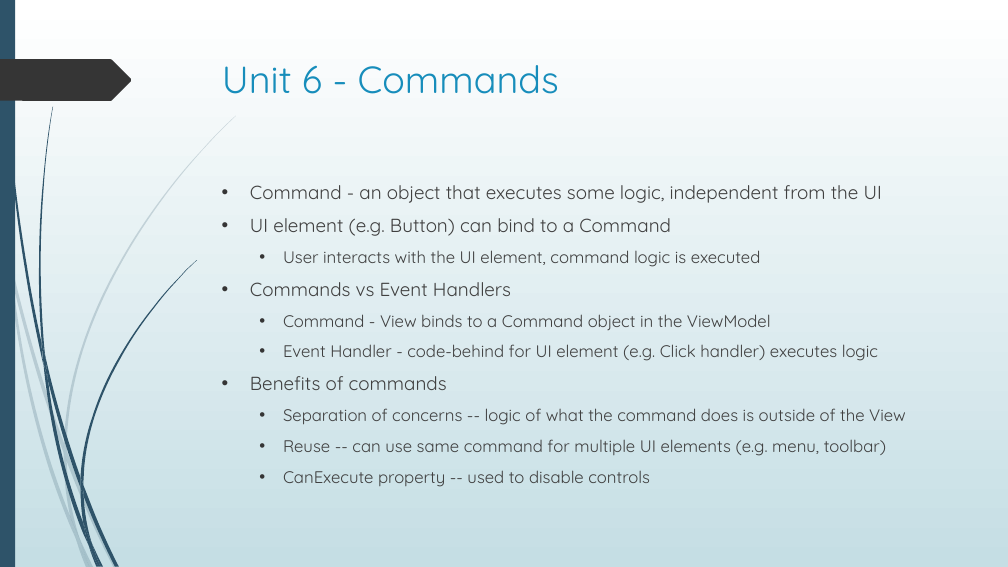
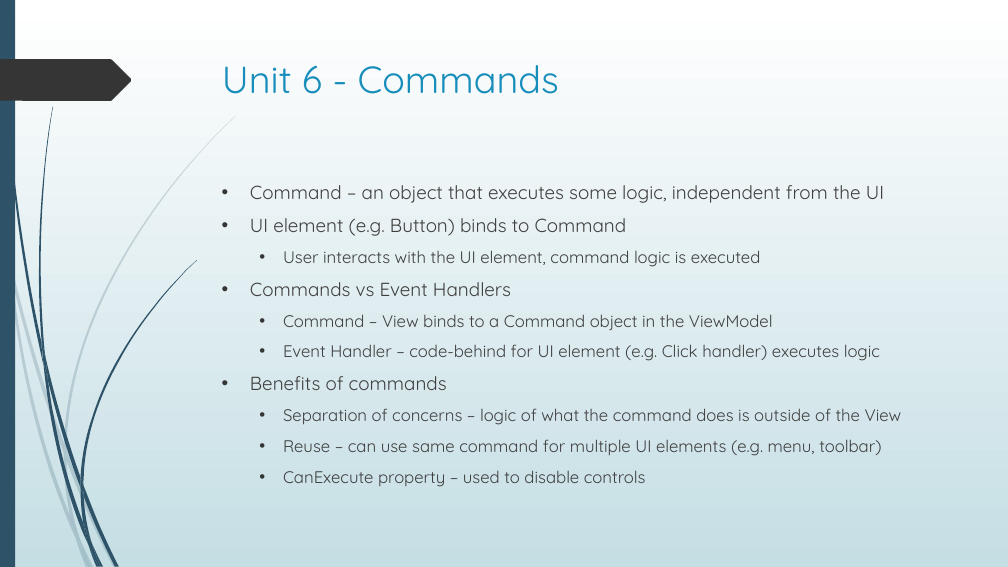
Before and after one commit to seanpsexton/wpf-workshop-solutions, a slide deck: slide 33 of WPF-Workshop-Sexton-Oct2023.pptx. Drawn at 1008x567 pixels with LibreOffice and Linux fonts; fonts in the diff are those of the drawing. Boxes give left, top, right and bottom in pixels: in the first picture for what was removed or moved away, otherwise in the second. Text is boxed around its words. In the diff, an @@ line names an element or a change of style, - is before the commit and + after.

Commit message:
Edit PPT for wording

```diff
--- a/WPF-Workshop-Sexton-Oct2023.pptx
+++ b/WPF-Workshop-Sexton-Oct2023.pptx
@@ text at <box>250,185,884,236</box>: text changed @@
-• Command - an object that executes some logic, independent from the UI
-• UI element (e.g. Button) can bind to a Command
+• Command – an object that executes some logic, independent from the UI
+• UI element (e.g. Button) binds to Command
@@ text at <box>283,314,880,361</box>: text changed @@
-  • Command - View binds to a Command object in the ViewModel
-  • Event Handler - code-behind for UI element (e.g. Click handler) executes logic
+  • Command – View binds to a Command object in the ViewModel
+  • Event Handler – code-behind for UI element (e.g. Click handler) executes logic
@@ text at <box>283,408,902,487</box>: text changed @@
-  • Separation of concerns -- logic of what the command does is outside of the View
-  • Reuse -- can use same command for multiple UI elements (e.g. menu, toolbar)
-  • CanExecute property -- used to disable controls
+  • Separation of concerns – logic of what the command does is outside of the View
+  • Reuse – can use same command for multiple UI elements (e.g. menu, toolbar)
+  • CanExecute property – used to disable controls
```
Also in this commit, not shown: 50 other slides changed.
